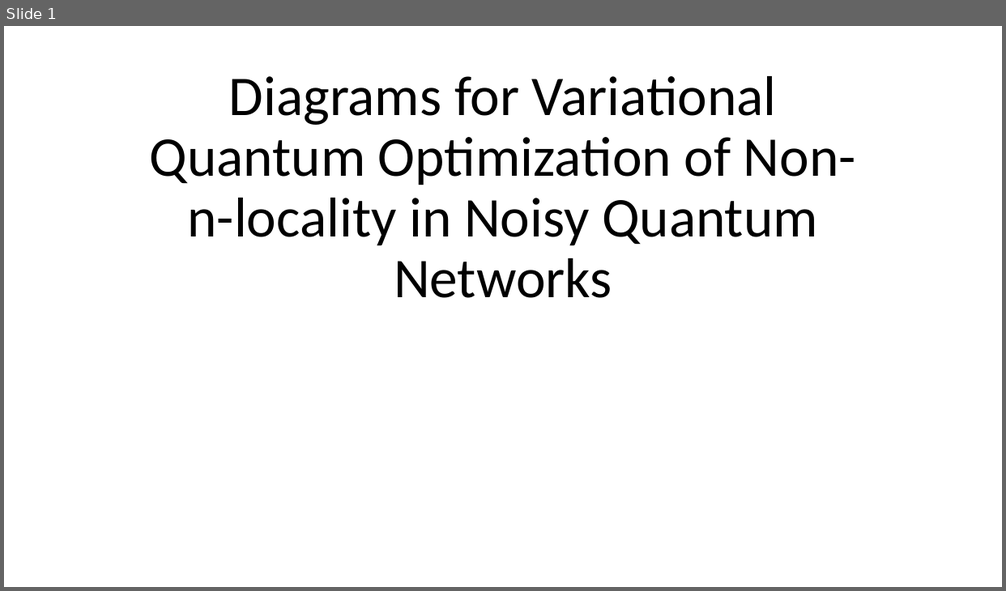
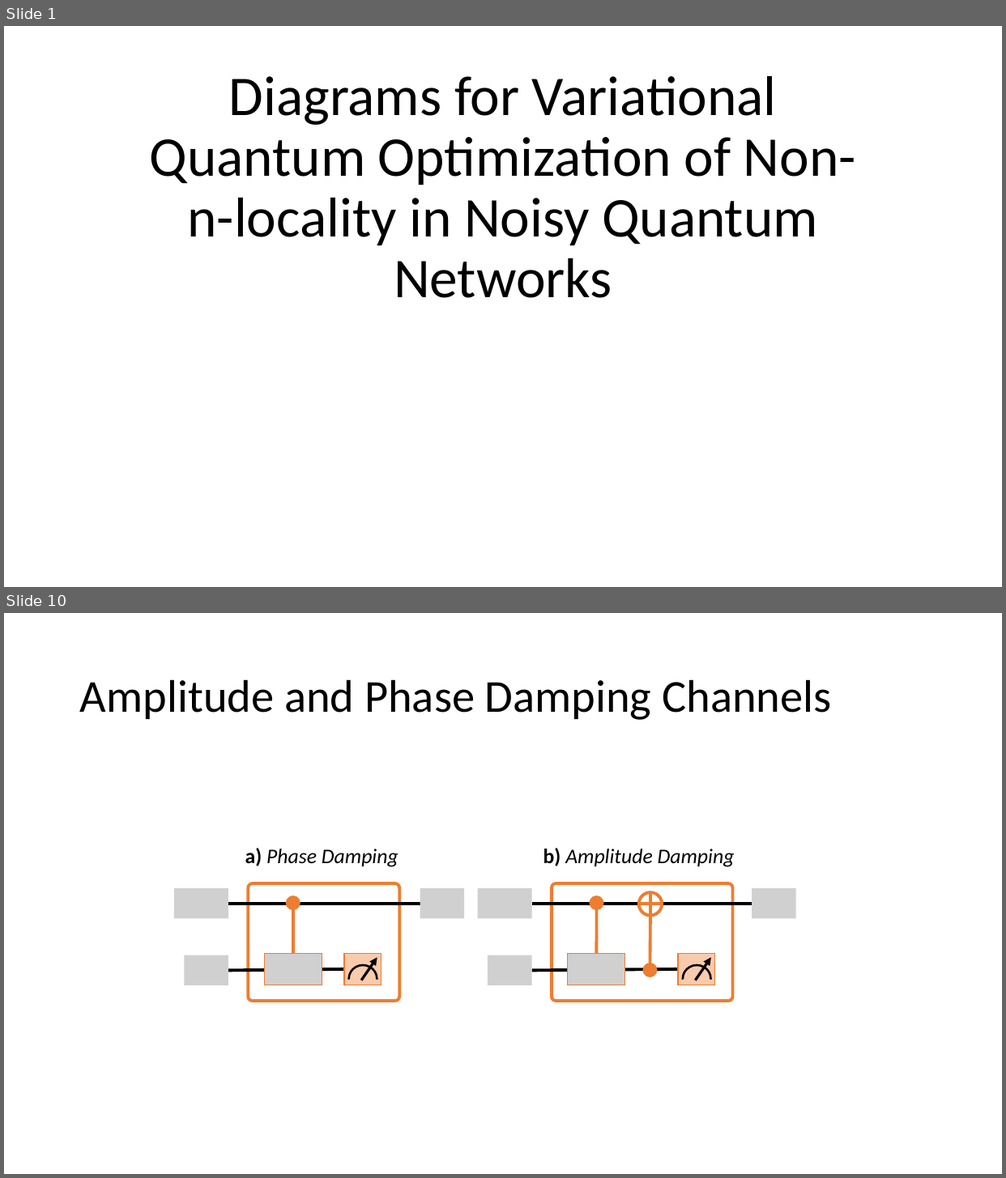
Before and after one commit to ChitambarLab/vqo-nonlocality-noisy-quantum-networks, a slide deck: vqo_noisy_nonlocality_quantum_networks.pptx. Shown one above the other, each under a label of ours: slide 1 before the commit, slides 1 and 10 after it; the slides between them are not shown. The pictures are 1006x591 and 1006x1178 pixels, drawn with LibreOffice and Linux fonts; fonts in the diff are those of the drawing; grey boxes stand for pictures. Boxes give left, top, right and bottom in pixels: in the first picture for what was removed or moved away, otherwise in the second. Text is boxed around its words. In the diff, an @@ line names an element or a change of style, - is before the commit and + after.

```diff
--- a/vqo_noisy_nonlocality_quantum_networks.pptx
+++ b/vqo_noisy_nonlocality_quantum_networks.pptx
@@ slide 10 added at (4,613,1002,1174), background #FFFFFF @@
@@ title added at (80,679,831,720), 44 pt, text #000000 @@
+Amplitude and Phase Damping Channels
@@ text added at (245,848,398,867), 20 pt, text #000000, italic @@
+a) Phase Damping
@@ text added at (543,848,735,867), 20 pt, text #000000, italic @@
+b) Amplitude Damping
@@ picture added at (174,888,228,918) @@
@@ line added from (228, 904) to (420, 904), #000000 3 pt @@
@@ rounded rectangle added at (248,884,399,1002), outline #ED7D31 3 pt @@
@@ ellipse added at (286,897,300,910), fill #ED7D31, outline #ED7D31 1 pt @@
@@ picture added at (420,888,464,918) @@
@@ picture added at (478,888,533,918) @@
@@ line added from (532, 904) to (752, 904), #000000 3 pt @@
@@ rounded rectangle added at (552,884,733,1002), outline #ED7D31 3 pt @@
@@ ellipse added at (590,897,603,910), fill #ED7D31, outline #ED7D31 1 pt @@
@@ flow chart or added at (639,893,662,916), fill #FFFFFF, outline #ED7D31 3 pt @@
@@ picture added at (752,888,796,918) @@
@@ line added from (293, 910) to (293, 954), #ED7D31 3 pt @@
@@ line added from (597, 910) to (597, 954), #ED7D31 3 pt @@
@@ line added from (650, 964) to (651, 915), #ED7D31 3 pt @@
@@ picture added at (185,955,228,985) @@
@@ line added from (228, 971) to (344, 969), #000000 3 pt @@
@@ picture added at (265,954,322,985) @@
@@ rounded rectangle added at (344,954,381,985), fill #F8CBAD, outline #ED7D31 1 pt @@
@@ arch (boxed as its full ring) added at (348,965,377,993), fill #FFFFFF, outline #000000 1.5 pt @@
@@ arrow added from (361, 981) to (377, 957), #000000 2.5 pt @@
@@ picture added at (488,955,532,985) @@
@@ line added from (532, 971) to (679, 969), #000000 3 pt @@
@@ picture added at (568,954,625,985) @@
@@ ellipse added at (643,964,657,977), fill #ED7D31, outline #ED7D31 1 pt @@
@@ rounded rectangle added at (679,954,715,985), fill #F8CBAD, outline #ED7D31 1 pt @@
@@ arch (boxed as its full ring) added at (682,965,710,993), fill #FFFFFF, outline #000000 1.5 pt @@
@@ arrow added from (696, 981) to (711, 957), #000000 2.5 pt @@
```
Also in this commit, not shown: 5 slides changed, 2 other slides added, 1 other file.
